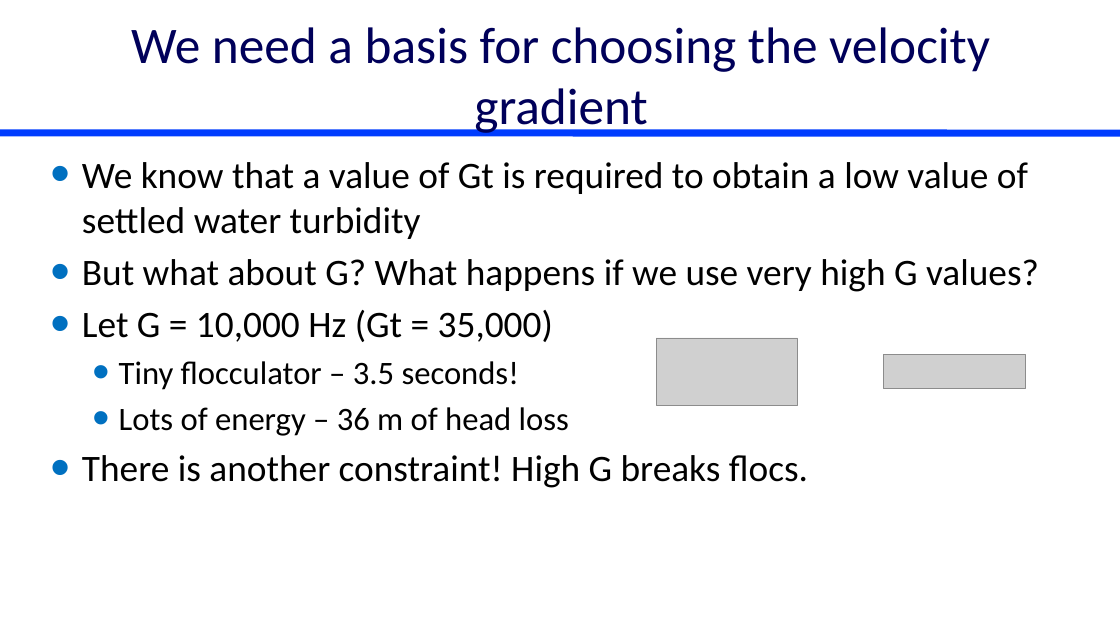
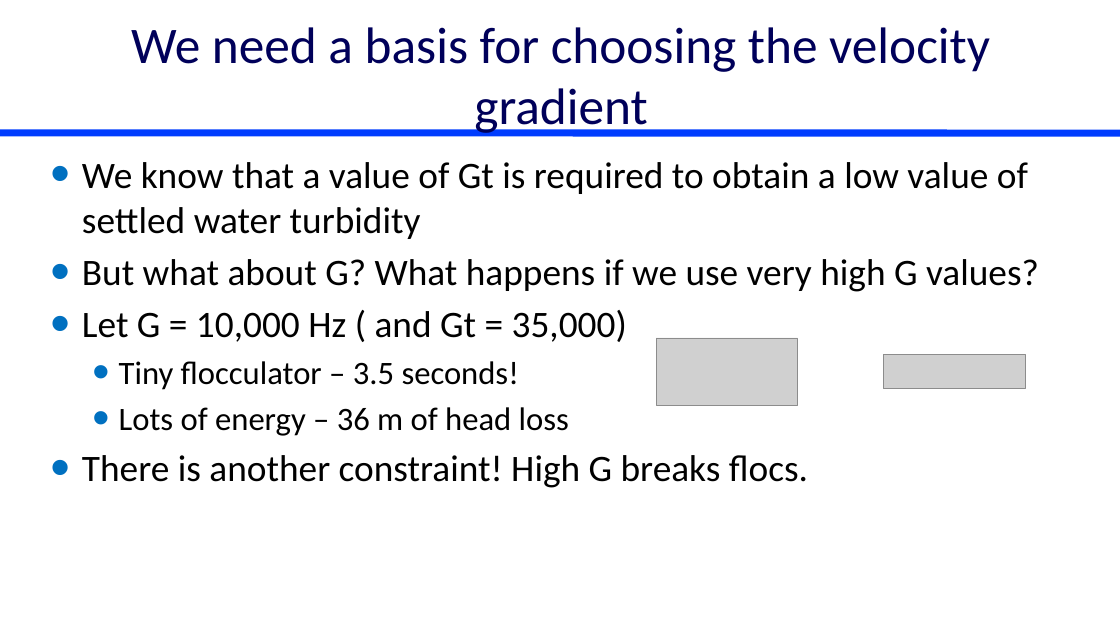
Before and after one commit to monroews/CEE4520Lectures, a slide deck: slide 37 of Flocculation Model.pptx (slide 38 before the commit). Drawn at 1120x630 pixels with LibreOffice and Linux fonts; fonts in the diff are those of the drawing; grey boxes stand for pictures. Boxes give left, top, right and bottom in pixels: in the first picture for what was removed or moved away, otherwise in the second. Text is boxed around its words. In the diff, an @@ line names an element or a change of style, - is before the commit and + after.

```diff
--- a/Flocculation Model.pptx
+++ b/Flocculation Model.pptx
@@ text at [82,310,627,342]: text changed @@
-• Let G = 10,000 Hz (Gt = 35,000)
+• Let G = 10,000 Hz ( and Gt = 35,000)
```
Also in this commit, not shown: 3 other slides changed, 1 slide added.
